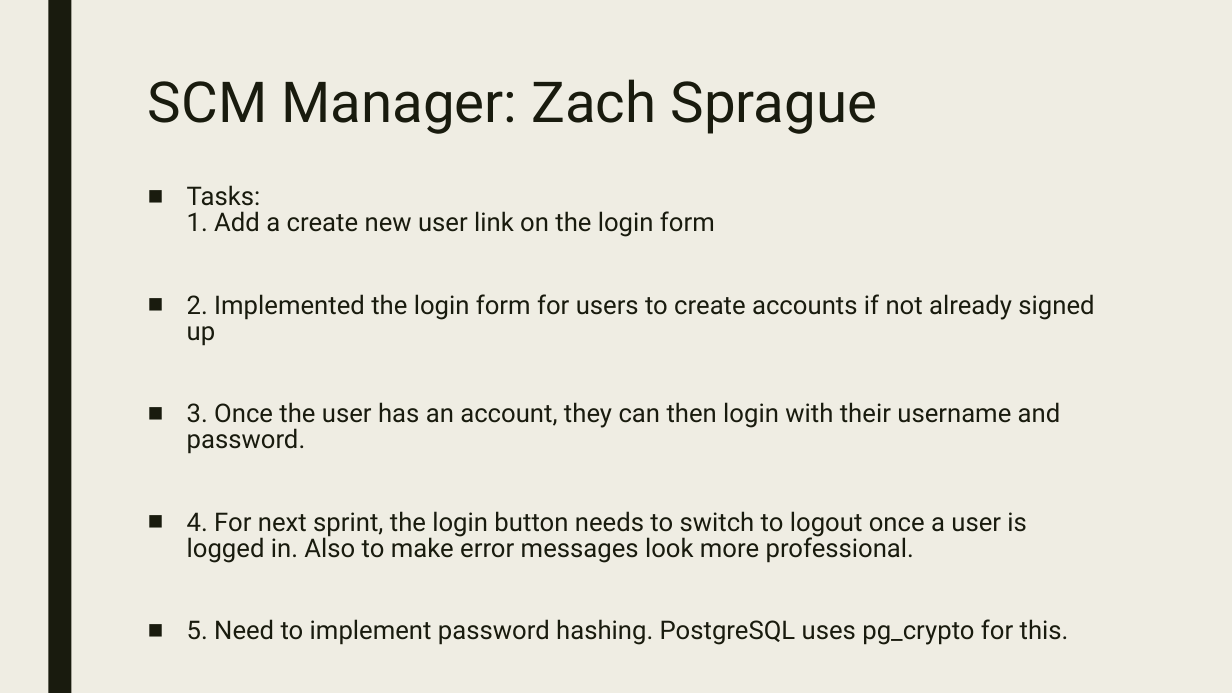
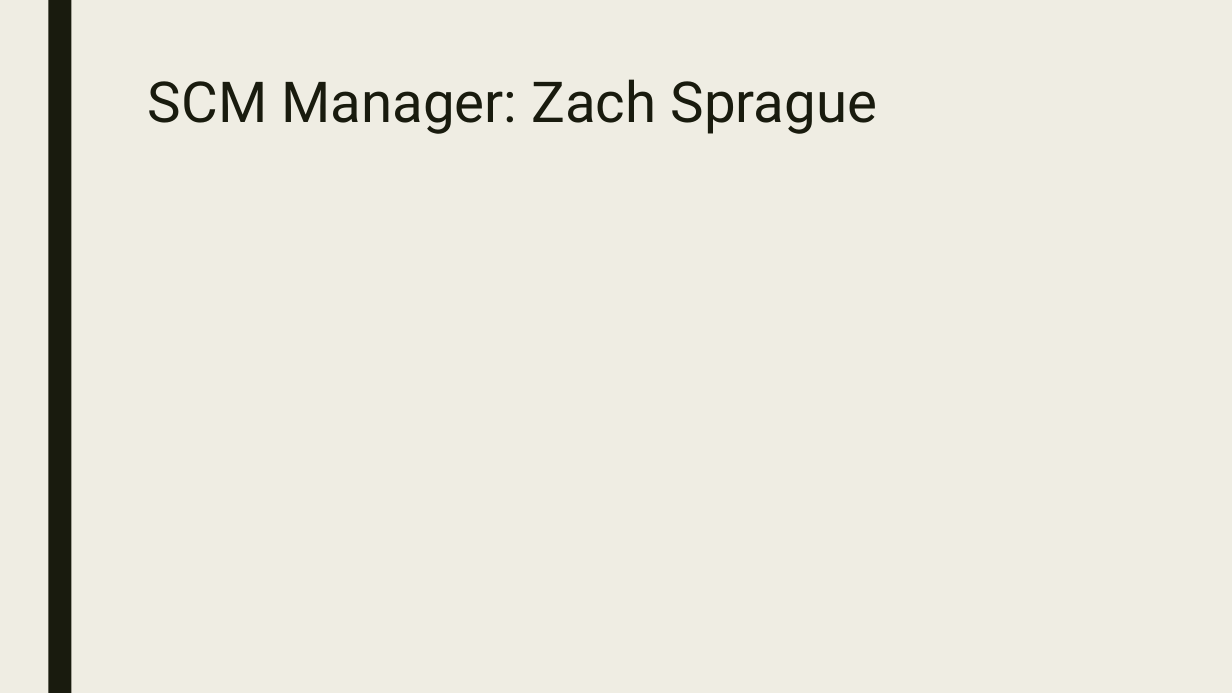
Before and after one commit to Jake25k/CSC439, a slide deck: slide 16 of PowerPoint Slides/csc439_sprint3_final.pptx (slide 15 before the commit). Drawn at 1232x693 pixels with LibreOffice and Linux fonts; fonts in the diff are those of the drawing. Boxes give left, top, right and bottom in pixels: in the first picture for what was removed or moved away, otherwise in the second. Text is boxed around its words. In the diff, an @@ line names an element or a change of style, - is before the commit and + after.

Commit message:
Add files via upload
Added slides for sprint 3

```diff
--- a/PowerPoint Slides/csc439_sprint3_final.pptx
+++ b/PowerPoint Slides/csc439_sprint3_final.pptx
@@ text removed at bbox=[187, 185, 1094, 645] @@
-■ Tasks:
-  1. Add a create new user link on the login form
-■ 2. Implemented the login form for users to create accounts if not already signed up
-■ 3. Once the user has an account, they can then login with their username and password.
-■ 4. For next sprint, the login button needs to switch to logout once a user is logged in. Also to make error messages look more professional.
-■ 5. Need to implement password hashing. PostgreSQL uses pg_crypto for this.
```
Also in this commit, not shown: 1 other slide changed, 1 slide added, 2 slides removed.
